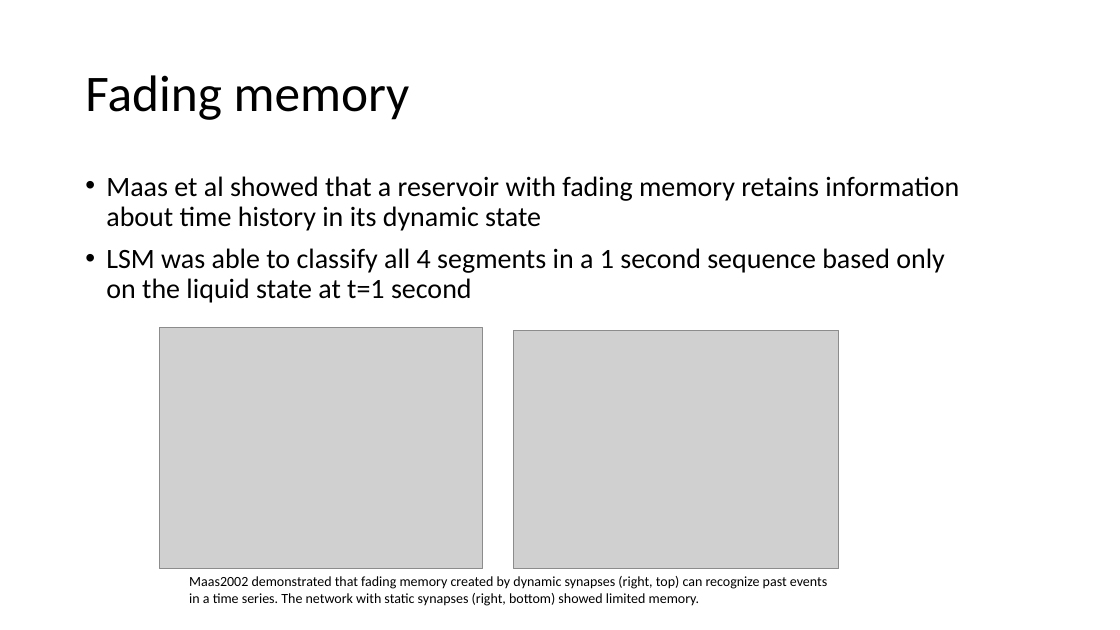
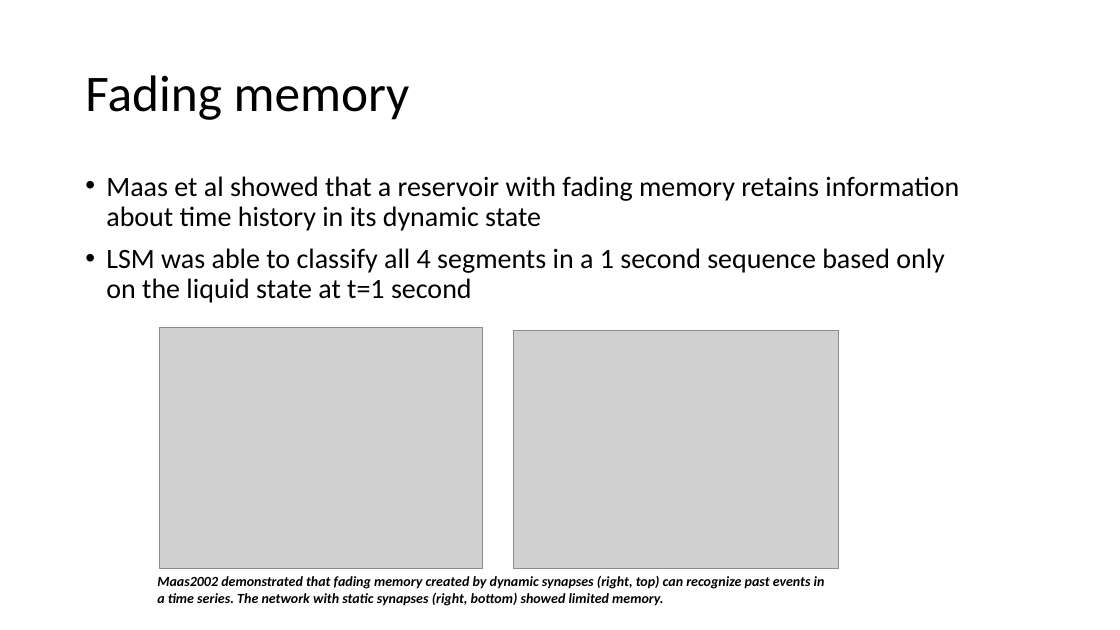
Before and after one commit to vbaker145/neuron, a slide deck: slide 5 of thesis/oral_qual/Oral Qual Presentation.pptx (slide 4 before the commit). Drawn at 1120x630 pixels with LibreOffice and Linux fonts; fonts in the diff are those of the drawing; grey boxes stand for pictures; background and template pictures are left out. Boxes give left, top, right and bottom in pixels: in the first picture for what was removed or moved away, otherwise in the second. Text is boxed around its words. In the diff, an @@ line names an element or a change of style, - is before the commit and + after.

```diff
--- a/thesis/oral_qual/Oral Qual Presentation.pptx
+++ b/thesis/oral_qual/Oral Qual Presentation.pptx
@@ text "Maas2002 demonstrated that fading memory ...": place and size @@
-text "Maas2002 demonstrated that fading memory ..." at <box>189,576,827,606</box>
+text "Maas2002 demonstrated that fading memory ..." at <box>157,576,825,606</box>
@@ text "Maas2002 demonstrated that fading memory ..." at <box>157,576,825,606</box>: bold on, italic on @@
```
Also in this commit, not shown: 3 other slides changed, 10 slides added, 2 slides removed, 10 other files.
